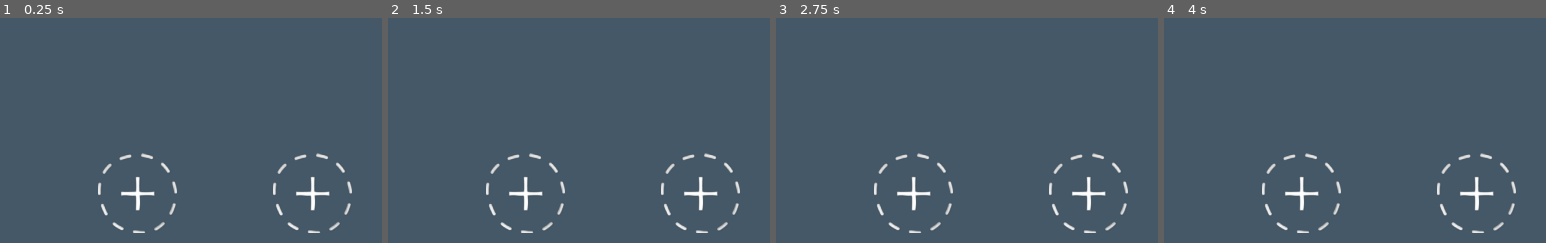
Above: before the commit, frames 1-4 (left to right).
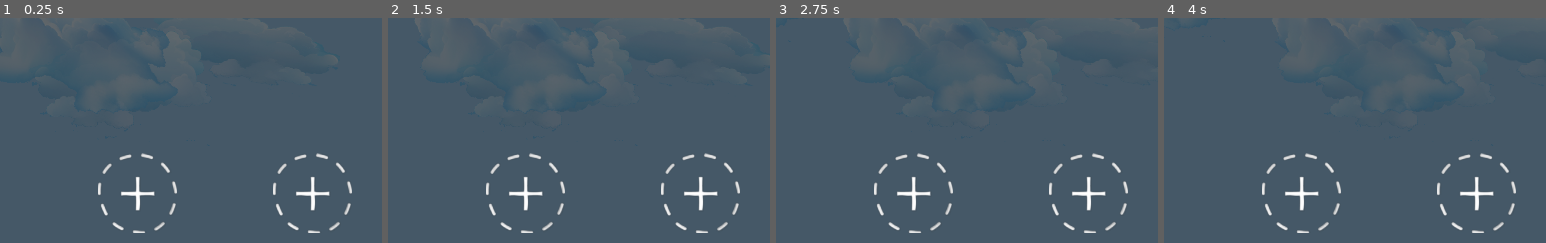
Above: after the commit, the same moments.

Repository: Giildo/game-jam-2023
Game: Godot game, scene res://main.tscn
Same seed, same stepped clock (60 frames per second), same inputs: the game is played once before the commit and once after it. The engine's default icon, where the game draws it, is replaced by a stand-in: a white triangle on a blue panel in a dark square.
Inputs:
- Up to frame 1 (0.25 s): no input
- Up to frame 2 (1.5 s): no input
- Up to frame 3 (2.75 s): no input
- Up to frame 4 (4 s): no input
The pictures show only the part of the screen within x 0-50%, y 0-50%; the shares and areas given below are measured in that part.

The runs differ from the first frame. In frame 1, 0.2% of the frame differs, in the area x 4-48%, y 0-11%; in frame 2, less than 0.1%; in frame 3, less than 0.1%; in frame 4, less than 0.1%.

Commit message:
Added effects

Diff:
--- a/blocs/bloc.gd
+++ b/blocs/bloc.gd
@@ -57,12 +57,13 @@
 	linear_damp = floor_lin_damp
 	angular_damp = floor_ang_damp
 	emit_signal("on_floor")
+	Input.start_joy_vibration(player_index - 1, 0, 0.75, 0.4)
 
 func has_collision (item: PhysicsBody2D) -> void:
 	if item is StaticBody2D and not item.is_in_group("walls"):
 		stop_item()
-	elif item.is_in_group("blocs") and not item.controlled:
-		stop_item()
-
-# Called every frame. 'delta' is the elapsed time since the previous frame.
-#func _process(delta):
+	elif item.is_in_group("blocs"):
+		if not item.controlled:
+			stop_item()
+		else :
+			Input.start_joy_vibration(player_index - 1, 0.5, 0.25, 0.2)
--- a/camera/smooth_camera.tscn
+++ b/camera/smooth_camera.tscn
@@ -4,6 +4,8 @@
 script/source = "extends Camera2D
 
 export var step_size = 50
+
+var lost = preload(\"res://effects/LostItem.tscn\")
 
 func get_scroll_direction() -> float:
 	$Top.force_raycast_update()
@@ -25,8 +27,15 @@
 
 func _on_Area2D_body_entered(body: Node):
 	if body.is_in_group(\"blocs\") and body.controlled:
+		var position_x = body.position.x
 		body.stop_item()
 		body.queue_free()
+
+		var l = lost.instance()
+		l.position.x = position_x
+		l.position.y = get_viewport().get_visible_rect().size.y
+
+		add_child(l)
 "
 
 [sub_resource type="RectangleShape2D" id=2]
--- /dev/null
+++ b/effects/LostItem.tscn
@@ -0,0 +1,185 @@
+[gd_scene load_steps=6 format=2]
+
+[ext_resource path="res://effects/Faisceau.png" type="Texture" id=1]
+[ext_resource path="res://lobby/PatrickHand-Regular.ttf" type="DynamicFontData" id=2]
+
+[sub_resource type="DynamicFont" id=3]
+size = 319
+outline_color = Color( 0, 0, 0, 1 )
+use_mipmaps = true
+use_filter = true
+extra_spacing_top = -8
+font_data = ExtResource( 2 )
+
+[sub_resource type="Animation" id=1]
+resource_name = "Pop"
+length = 0.5
+tracks/0/type = "bezier"
+tracks/0/path = NodePath("Sprite:scale:x")
+tracks/0/interp = 1
+tracks/0/loop_wrap = true
+tracks/0/imported = false
+tracks/0/enabled = true
+tracks/0/keys = {
+"points": PoolRealArray( 0, -0.25, 0, 0.2, 4.44189, -0.159723, -0.1, 2.52825, 0.25, 0 ),
+"times": PoolRealArray( 0, 0.5 )
+}
+tracks/1/type = "bezier"
+tracks/1/path = NodePath("Sprite:scale:y")
+tracks/1/interp = 1
+tracks/1/loop_wrap = true
+tracks/1/imported = false
+tracks/1/enabled = true
+tracks/1/keys = {
+"points": PoolRealArray( 0.00705576, -0.25, 0, 0, 4.07425, 0, -0.1, 3.46038, 0.25, 0 ),
+"times": PoolRealArray( 0, 0.5 )
+}
+tracks/2/type = "value"
+tracks/2/path = NodePath("Label:rect_scale")
+tracks/2/interp = 1
+tracks/2/loop_wrap = true
+tracks/2/imported = false
+tracks/2/enabled = true
+tracks/2/keys = {
+"times": PoolRealArray( 0, 0.2, 0.5 ),
+"transitions": PoolRealArray( 0.5, 2, 1 ),
+"update": 0,
+"values": [ Vector2( 0, 0 ), Vector2( 1, 1 ), Vector2( 0, 0 ) ]
+}
+tracks/3/type = "value"
+tracks/3/path = NodePath("Label:rect_position")
+tracks/3/interp = 1
+tracks/3/loop_wrap = true
+tracks/3/imported = false
+tracks/3/enabled = true
+tracks/3/keys = {
+"times": PoolRealArray( 0, 0.3, 0.5 ),
+"transitions": PoolRealArray( 0.5, 2, 1 ),
+"update": 0,
+"values": [ Vector2( -157, -249 ), Vector2( -171, -798 ), Vector2( -178, -171 ) ]
+}
+tracks/4/type = "value"
+tracks/4/path = NodePath("Label:rect_rotation")
+tracks/4/interp = 1
+tracks/4/loop_wrap = true
+tracks/4/imported = false
+tracks/4/enabled = true
+tracks/4/keys = {
+"times": PoolRealArray( 0, 0.3, 0.5 ),
+"transitions": PoolRealArray( 0.5, 2, 1 ),
+"update": 0,
+"values": [ -30.0, 0.0, 30.0 ]
+}
+tracks/5/type = "method"
+tracks/5/path = NodePath(".")
+tracks/5/interp = 1
+tracks/5/loop_wrap = true
+tracks/5/imported = false
+tracks/5/enabled = true
+tracks/5/keys = {
+"times": PoolRealArray( 0.5 ),
+"transitions": PoolRealArray( 1 ),
+"values": [ {
+"args": [  ],
+"method": "queue_free"
+} ]
+}
+
+[sub_resource type="Animation" id=2]
+length = 0.001
+tracks/0/type = "bezier"
+tracks/0/path = NodePath("Sprite:scale:x")
+tracks/0/interp = 1
+tracks/0/loop_wrap = true
+tracks/0/imported = false
+tracks/0/enabled = true
+tracks/0/keys = {
+"points": PoolRealArray( 1, -0.25, 0, 0.25, 0 ),
+"times": PoolRealArray( 0 )
+}
+tracks/1/type = "bezier"
+tracks/1/path = NodePath("Sprite:scale:y")
+tracks/1/interp = 1
+tracks/1/loop_wrap = true
+tracks/1/imported = false
+tracks/1/enabled = true
+tracks/1/keys = {
+"points": PoolRealArray( 1, -0.25, 0, 0.25, 0 ),
+"times": PoolRealArray( 0 )
+}
+tracks/2/type = "value"
+tracks/2/path = NodePath("Label:rect_position")
+tracks/2/interp = 1
+tracks/2/loop_wrap = true
+tracks/2/imported = false
+tracks/2/enabled = true
+tracks/2/keys = {
+"times": PoolRealArray( 0 ),
+"transitions": PoolRealArray( 1 ),
+"update": 0,
+"values": [ Vector2( -183, -714 ) ]
+}
+tracks/3/type = "value"
+tracks/3/path = NodePath("Label:rect_size")
+tracks/3/interp = 1
+tracks/3/loop_wrap = true
+tracks/3/imported = false
+tracks/3/enabled = true
+tracks/3/keys = {
+"times": PoolRealArray( 0 ),
+"transitions": PoolRealArray( 1 ),
+"update": 0,
+"values": [ Vector2( 278, 425 ) ]
+}
+tracks/4/type = "value"
+tracks/4/path = NodePath("Label:rect_scale")
+tracks/4/interp = 1
+tracks/4/loop_wrap = true
+tracks/4/imported = false
+tracks/4/enabled = true
+tracks/4/keys = {
+"times": PoolRealArray( 0 ),
+"transitions": PoolRealArray( 1 ),
+"update": 0,
+"values": [ Vector2( 1, 1 ) ]
+}
+tracks/5/type = "value"
+tracks/5/path = NodePath("Label:rect_rotation")
+tracks/5/interp = 1
+tracks/5/loop_wrap = true
+tracks/5/imported = false
+tracks/5/enabled = true
+tracks/5/keys = {
+"times": PoolRealArray( 0 ),
+"transitions": PoolRealArray( 1 ),
+"update": 0,
+"values": [ 0.0 ]
+}
+
+[node name="LostItem" type="Node2D"]
+position = Vector2( 4, 25 )
+scale = Vector2( 0.6, 0.6 )
+
+[node name="Sprite" type="Sprite" parent="."]
+position = Vector2( -2, -2 )
+texture = ExtResource( 1 )
+offset = Vector2( 2, -249 )
+
+[node name="Label" type="Label" parent="."]
+margin_left = -183.0
+margin_top = -714.0
+margin_right = 95.0
+margin_bottom = -289.0
+rect_pivot_offset = Vector2( 168, 210 )
+custom_colors/font_color = Color( 1, 0.333333, 0.203922, 1 )
+custom_colors/font_color_shadow = Color( 0, 0, 0, 0.439216 )
+custom_constants/shadow_offset_x = 16
+custom_constants/shadow_offset_y = 13
+custom_fonts/font = SubResource( 3 )
+text = "-2"
+
+[node name="AnimationPlayer" type="AnimationPlayer" parent="."]
+autoplay = "Pop"
+playback_speed = 0.7
+anims/Pop = SubResource( 1 )
+anims/RESET = SubResource( 2 )
--- a/gui/assets/title.tres
+++ b/gui/assets/title.tres
@@ -3,7 +3,8 @@
 [ext_resource path="res://lobby/PatrickHand-Regular.ttf" type="DynamicFontData" id=1]
 
 [resource]
-size = 120
+size = 160
+outline_color = Color( 0, 0, 0, 1 )
 use_mipmaps = true
 use_filter = true
 extra_spacing_top = -8
--- a/gui/end_game_screen.tscn
+++ b/gui/end_game_screen.tscn
@@ -52,8 +52,8 @@
 custom_constants/separation = 80
 
 [node name="Label" type="Label" parent="VBoxContainer"]
-margin_right = 856.0
-margin_bottom = 156.0
+margin_right = 1141.0
+margin_bottom = 209.0
 custom_colors/font_color = Color( 1, 0.713726, 0.901961, 1 )
 custom_fonts/font = ExtResource( 2 )
 text = "No thoughts left"
@@ -61,12 +61,12 @@
 uppercase = true
 
 [node name="VBoxContainer" type="VBoxContainer" parent="VBoxContainer"]
-margin_top = 236.0
-margin_right = 856.0
-margin_bottom = 483.0
+margin_top = 289.0
+margin_right = 1141.0
+margin_bottom = 536.0
 
 [node name="Label" type="Label" parent="VBoxContainer/VBoxContainer"]
-margin_right = 856.0
+margin_right = 1141.0
 margin_bottom = 74.0
 custom_fonts/font = SubResource( 1 )
 text = "You managed to reach:"
@@ -74,7 +74,7 @@
 
 [node name="Score" type="Label" parent="VBoxContainer/VBoxContainer"]
 margin_top = 78.0
-margin_right = 856.0
+margin_right = 1141.0
 margin_bottom = 247.0
 custom_fonts/font = SubResource( 2 )
 text = "4500 m"
--- a/main.gd
+++ b/main.gd
@@ -32,6 +32,7 @@
 	_update_count_display()
 	$CanvasLayer/HUD.show()
 
+	yield(get_tree().create_timer(1.0), "timeout")
 	for i in range(characters.size()):
 		var spawner = Spawner.new(characters[i], characters.size(), i)
 		spawner.connect("has_spawned", self, "_decrease_spawn")
--- a/test_scene.tscn
+++ b/test_scene.tscn
@@ -1,9 +1,20 @@
-[gd_scene load_steps=3 format=2]
+[gd_scene load_steps=6 format=2]
 
 [ext_resource path="res://icon.png" type="Texture" id=1]
+[ext_resource path="res://effects/nuages.png" type="Texture" id=2]
 
 [sub_resource type="RectangleShape2D" id=1]
 extents = Vector2( 500, 50 )
+
+[sub_resource type="CanvasItemMaterial" id=2]
+particles_animation = true
+particles_anim_h_frames = 9
+particles_anim_v_frames = 1
+particles_anim_loop = false
+
+[sub_resource type="Gradient" id=3]
+offsets = PoolRealArray( 0, 0.858491, 1 )
+colors = PoolColorArray( 1, 1, 1, 0.807843, 1, 1, 1, 0.396078, 1, 1, 1, 0 )
 
 [node name="Game" type="Node2D"]
 
@@ -79,3 +90,24 @@
 scale = Vector2( 1.5625, 1.5625 )
 texture = ExtResource( 1 )
 offset = Vector2( -13.44, -9.60004 )
+
+[node name="ParallaxBackground" type="ParallaxBackground" parent="."]
+scroll_base_scale = Vector2( 0.5, 0.5 )
+
+[node name="CPUParticles2D" type="CPUParticles2D" parent="ParallaxBackground"]
+material = SubResource( 2 )
+position = Vector2( -380, -424 )
+amount = 20
+lifetime = 30.0
+preprocess = 100.0
+local_coords = false
+texture = ExtResource( 2 )
+emission_shape = 2
+emission_rect_extents = Vector2( 1, 2160 )
+spread = 0.0
+gravity = Vector2( 0, 0 )
+initial_velocity = 100.0
+initial_velocity_random = 0.5
+color_ramp = SubResource( 3 )
+anim_offset = 1.0
+anim_offset_random = 1.0
Binary file added: effects/Faisceau.png
Not shown, added: effects/Faisceau.png.import
Binary file added: effects/Nuage 1.png
Not shown, added: effects/Nuage 1.png.import
Binary file added: effects/Nuage 2.png
Not shown, added: effects/Nuage 2.png.import
Binary file added: effects/Nuage 3.png
Not shown, added: effects/Nuage 3.png.import
Binary file added: effects/Nuage 4.png
Not shown, added: effects/Nuage 4.png.import
Binary file added: effects/Nuage 5.png
Not shown, added: effects/Nuage 5.png.import
(and 10 more such lines)
